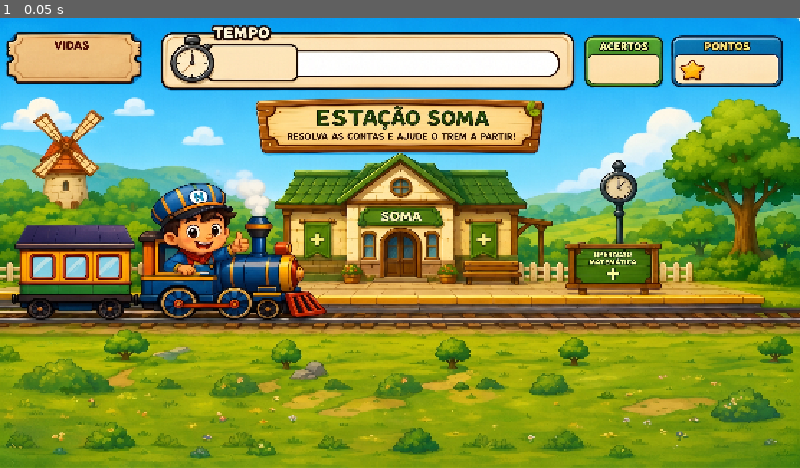
Above: before the commit, frame 1.
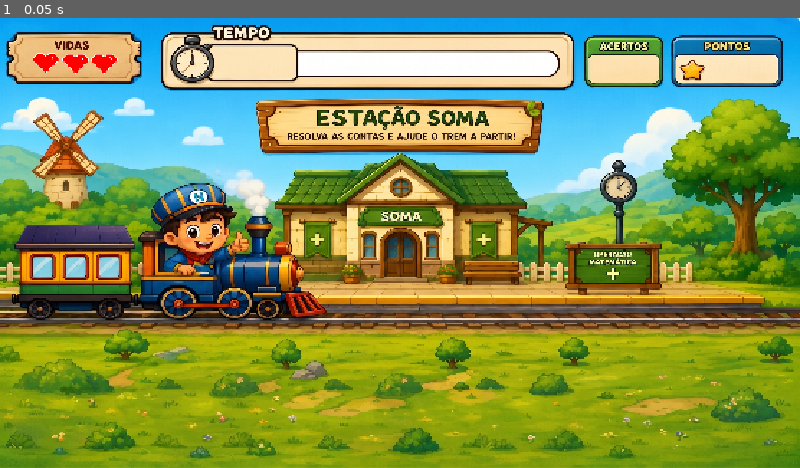
Above: after the commit, the same moment.

Repository: YuuZacK/ExpressoNumerico
Game: Godot game, scene res://cenas/niveis/estacao_soma.tscn
The game is run twice, just before and just after one commit, with the same random seed, the same clock (stepped at 60 frames per second) and the same inputs.
Inputs:
- Up to frame 1 (0.05 s): no input

The runs differ from the first frame. In frame 1, 0.3% of the frame differs, in the area x 4-15%, y 7-13%.

Commit message:
adicionados tilesets atualizados

Diff:
--- a/cenas/niveis/estacao_soma.tscn
+++ b/cenas/niveis/estacao_soma.tscn
@@ -1,6 +1,7 @@
 [gd_scene format=3 uid="uid://dqy1mvbxbu48"]
 
 [ext_resource type="Texture2D" uid="uid://bo1wc3eupni7y" path="res://assets/sprites/fundos/fundo-cenario-soma-limpo.jpg" id="1_tkbbo"]
+[ext_resource type="Texture2D" uid="uid://ch60oc4ldi5lp" path="res://assets/sprites/coracao-128x128.png" id="2_2ral6"]
 
 [node name="EstacaoSoma" type="Node2D" unique_id=1515939005]
 
@@ -8,3 +9,18 @@
 position = Vector2(576.50006, 323.5)
 scale = Vector2(0.45530063, 0.38374856)
 texture = ExtResource("1_tkbbo")
+
+[node name="Coracao128x128" type="Sprite2D" parent="." unique_id=1835302115]
+position = Vector2(150, 66)
+scale = Vector2(0.3, 0.3)
+texture = ExtResource("2_2ral6")
+
+[node name="Coracao128x129" type="Sprite2D" parent="." unique_id=219344446]
+position = Vector2(109, 66)
+scale = Vector2(0.3, 0.3)
+texture = ExtResource("2_2ral6")
+
+[node name="Coracao128x130" type="Sprite2D" parent="." unique_id=1209227942]
+position = Vector2(66, 65)
+scale = Vector2(0.3, 0.3)
+texture = ExtResource("2_2ral6")
Binary file added: assets/sprites/coracao-128x128.png
Not shown, changed: assets/sprites/coracao-128x128.png.import
Binary file removed: assets/sprites/digits/colon.png
Not shown, removed: assets/sprites/digits/colon.png.import
Binary file removed: assets/sprites/digits/digit0.png
Binary file removed: assets/sprites/digits/digit1.png
Not shown, removed: assets/sprites/digits/digit1.png.import
Binary file removed: assets/sprites/digits/digit2.png
Not shown, removed: assets/sprites/digits/digit2.png.import
Binary file removed: assets/sprites/digits/digit3.png
Not shown, removed: assets/sprites/digits/digit3.png.import
Binary file removed: assets/sprites/digits/digit4.png
(and 9 more such lines)
